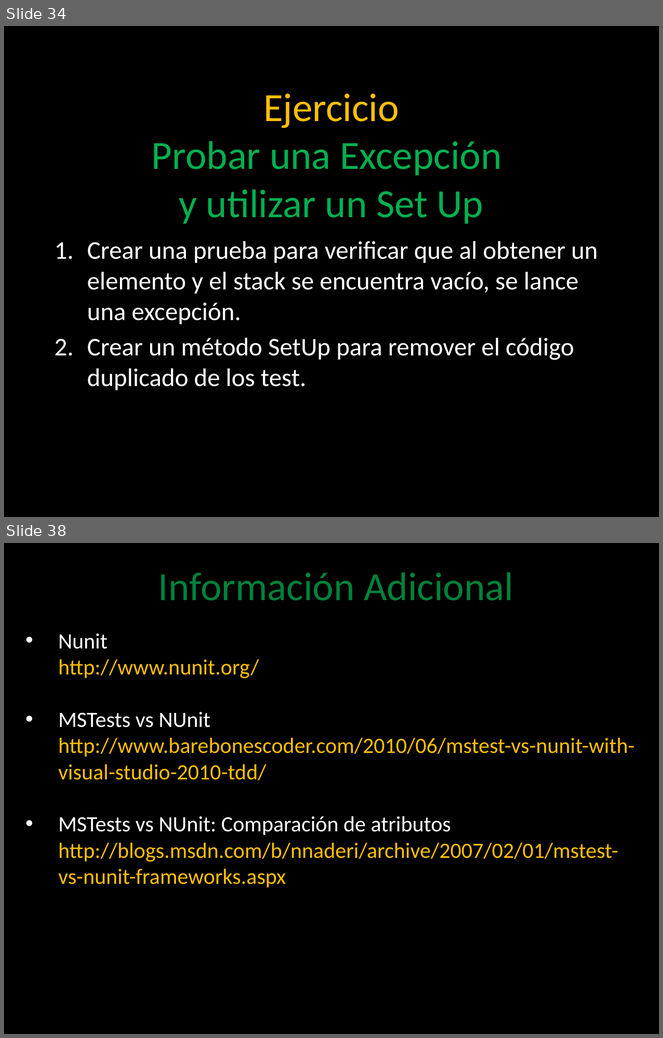
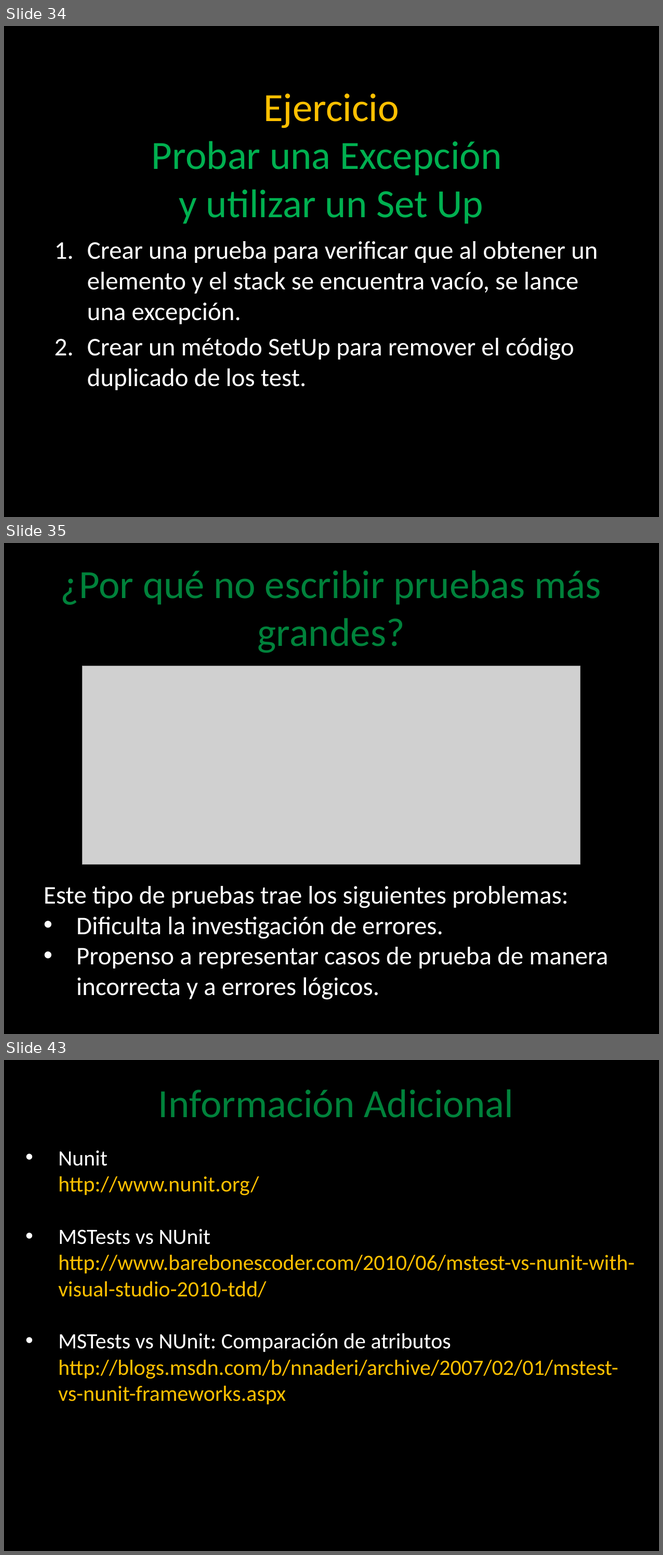
Before and after one commit to angelnunezsalazar/Test-Automation-NET, a slide deck: Diapositivas/Test Automation .NET.pptx. Shown one above the other, each under a label of ours: slides 34 and 38 before the commit, slides 34, 35 and 43 after it; the slides between them are not shown. The pictures are 663x1038 and 663x1555 pixels, drawn with LibreOffice and Linux fonts; fonts in the diff are those of the drawing; grey boxes stand for pictures; background and template pictures are left out. Boxes give left, top, right and bottom in pixels: in the first picture for what was removed or moved away, otherwise in the second. Text is boxed around its words. In the diff, an @@ line names an element or a change of style, - is before the commit and + after.

Commit message:
Slides "Problemas de pruebas muy grandes"

```diff
--- a/Diapositivas/Test Automation .NET.pptx
+++ b/Diapositivas/Test Automation .NET.pptx
@@ slide 35 added at [4,543,659,1034], background picture (left out) @@
@@ text added at [60,570,601,653], 44 pt, text #00823B @@
+¿Por qué no escribir pruebas más grandes?
@@ picture added at [82,666,580,865] @@
@@ text added at [44,886,608,1000], 28 pt, text #FFFFFF @@
+Este tipo de pruebas trae los siguientes problemas:
+• Dificulta la investigación de errores.
+• Propenso a representar casos de prueba de manera incorrecta y a errores lógicos.
@@ what was slide 38 is now slide 43 @@
```
Also in this commit, not shown: 2 slides changed, 5 other slides added, 18 other files.
